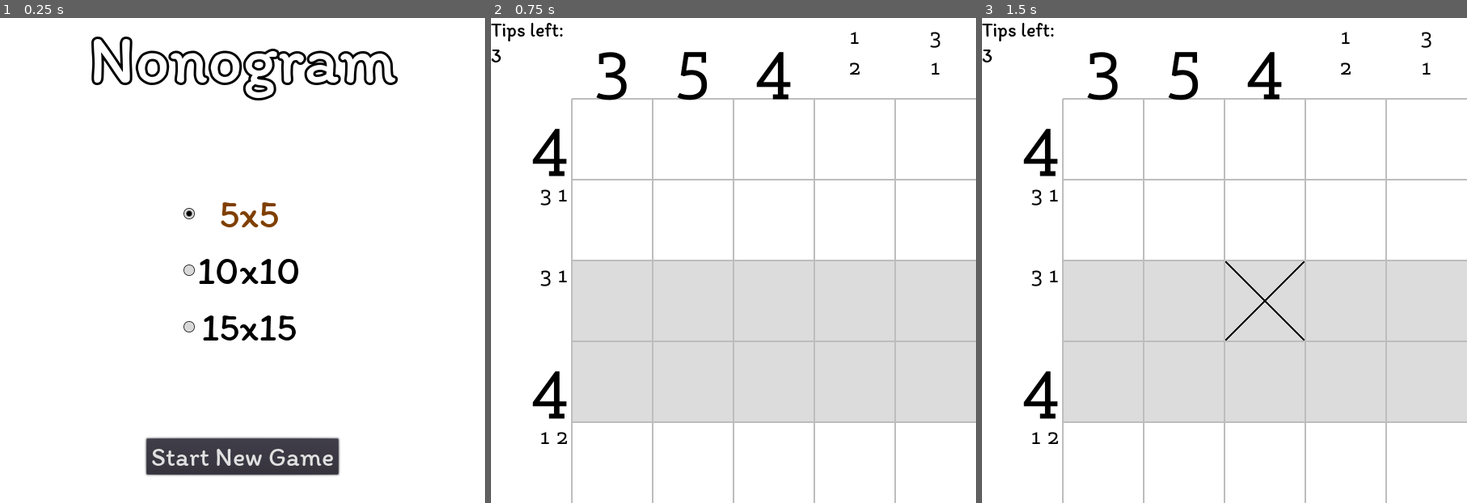
Above: before the commit, frames 1-3 (left to right).
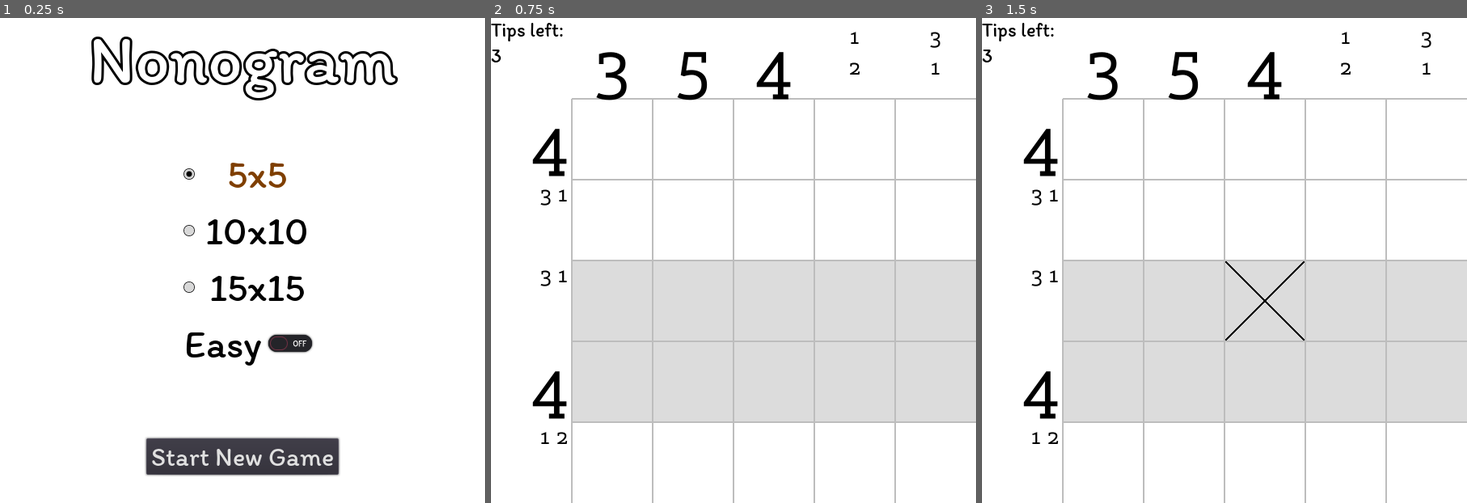
Above: after the commit, the same moments.

Repository: cacilhas/nonogram
Game: Godot game, scene res://Menu.tscn
The game is run twice, just before and just after one commit, with the same random seed, the same clock (stepped at 60 frames per second) and the same inputs.
Inputs (mouse positions are in pixels of both pictures, inside the frame that each line leads up to):
- Up to frame 1 (0.25 s): no input
- Up to frame 2 (0.75 s): click "Start New Game" at 0.5 s
- Up to frame 3 (1.5 s): tap Enter at 1.25 s; move the mouse to (1263, 299) at 1.27 s; hold Right from 1.28 s (still down); hold Ctrl from 1.28 s (still down); click (1263, 299) at 1.42 s

The runs differ from the first frame. In frame 1, 3.0% of the frame differs, in the area x 37-65%, y 29-72%; in frame 2, nothing differs; in frame 3, nothing differs.

Commit message:
add easy mode

Diff:
--- a/Board.gd
+++ b/Board.gd
@@ -43,6 +43,7 @@
 	if mouse and mouse.pressed:
 		var position := (get_viewport().get_mouse_position() - Vector2.ONE * 100) / cell_size
 		position = Vector2(int(position.x), int(position.y))
+
 		if position.x >= 0 and position.x < Global.size and position.y >= 0 and position.y < Global.size:
 			var index: int = position.y * Global.size + position.x
 			var button_index := mouse.button_index
@@ -71,6 +72,10 @@
 	emit_signal("done", board)
 
 
+func lock(position: Vector2) -> void:
+	board[position.y * Global.size + position.x] = 2
+
+
 func _check(cell: Vector2) -> void:
 	var column := PoolByteArray()
 	var line := PoolByteArray()
--- a/Global.gd
+++ b/Global.gd
@@ -3,8 +3,9 @@
 const BUFFER_SIZE = 4096
 const STORAGE = "user://settings.data"
 
+var easy := false
 var size := 5
-var version := 1
+var version := 2
 
 onready var help: WindowDialog = $Help
 onready var label_template: Label = $LabelTemplate
@@ -22,8 +23,8 @@
 		var res: Dictionary = bytes2var(file.get_buffer(BUFFER_SIZE))
 		file.close()
 		if res and res.version == version:
-			var aux = dict2inst(res)
-			size = aux.size
+			size = res.get("size", 5)
+			easy = res.get("easy", false)
 
 
 func save() -> void:
--- a/Main.gd
+++ b/Main.gd
@@ -47,6 +47,14 @@
 		add_child(label)
 		label.show()
 
+	if Global.easy:
+		for y in Global.size:
+			for x in Global.size:
+				var position := Vector2(x, y)
+				if maze.cell(position) == 0 and randi() % 2 == 1:
+					board.lock(position)
+
+
 
 func _input(_event: InputEvent) -> void:
 	if Input.is_action_just_pressed("ui_help"):
--- a/Menu.gd
+++ b/Menu.gd
@@ -1,22 +1,20 @@
 extends Control
 
 onready var help: WindowDialog = Global.help.duplicate()
-onready var small_size_box = $Settings/SmallSizeBox
-onready var medium_size_box = $Settings/MediumSizeBox
-onready var large_size_box = $Settings/LargeSizeBox
 
 
 func _ready() -> void:
 	add_child(help)
+	$Settings/EasyBox.pressed = Global.easy
 	match Global.size:
 		10:
-			medium_size_box.pressed = true
+			$Settings/MediumSizeBox.pressed = true
 
 		15:
-			large_size_box.pressed = true
+			$Settings/LargeSizeBox.pressed = true
 
 		_:
-			small_size_box.pressed = true
+			$Settings/SmallSizeBox.pressed = true
 
 
 func _input(_event: InputEvent) -> void:
@@ -28,6 +26,10 @@
 		else:
 			Global.save()
 			get_tree().quit()
+
+
+func _on_EasyBox_toggled(button_pressed: bool) -> void:
+	Global.easy = button_pressed
 
 
 func _on_SmallSizeBox_toggled(button_pressed: bool) -> void:
--- a/Menu.tscn
+++ b/Menu.tscn
@@ -67,15 +67,15 @@
 anchor_right = 0.5
 anchor_bottom = 0.5
 margin_left = -78.0
-margin_top = -91.0
+margin_top = -140.0
 margin_right = 78.0
-margin_bottom = 91.0
+margin_bottom = 66.0
 __meta__ = {
 "_edit_use_anchors_": false
 }
 
 [node name="SmallSizeBox" type="CheckBox" parent="Settings"]
-margin_right = 156.0
+margin_right = 176.0
 margin_bottom = 66.0
 custom_fonts/font = SubResource( 2 )
 custom_colors/font_color = Color( 0, 0, 0, 1 )
@@ -88,7 +88,7 @@
 
 [node name="MediumSizeBox" type="CheckBox" parent="Settings"]
 margin_top = 70.0
-margin_right = 156.0
+margin_right = 176.0
 margin_bottom = 136.0
 custom_fonts/font = SubResource( 2 )
 custom_colors/font_color = Color( 0, 0, 0, 1 )
@@ -101,7 +101,7 @@
 
 [node name="LargeSizeBox" type="CheckBox" parent="Settings"]
 margin_top = 140.0
-margin_right = 156.0
+margin_right = 176.0
 margin_bottom = 206.0
 custom_fonts/font = SubResource( 2 )
 custom_colors/font_color = Color( 0, 0, 0, 1 )
@@ -111,6 +111,16 @@
 group = SubResource( 5 )
 text = "15x15"
 align = 1
+
+[node name="EasyBox" type="CheckButton" parent="Settings"]
+margin_top = 210.0
+margin_right = 176.0
+margin_bottom = 276.0
+custom_fonts/font = SubResource( 2 )
+custom_colors/font_color = Color( 0, 0, 0, 1 )
+custom_colors/font_color_hover = Color( 0, 0, 0.25098, 1 )
+custom_colors/font_color_pressed = Color( 0.501961, 0.25098, 0, 1 )
+text = "Easy"
 
 [node name="StartButton" type="Button" parent="."]
 anchor_left = 0.5
@@ -131,4 +141,5 @@
 [connection signal="toggled" from="Settings/SmallSizeBox" to="." method="_on_SmallSizeBox_toggled"]
 [connection signal="toggled" from="Settings/MediumSizeBox" to="." method="_on_MediumSizeBox_toggled"]
 [connection signal="toggled" from="Settings/LargeSizeBox" to="." method="_on_LargeSizeBox_toggled"]
+[connection signal="toggled" from="Settings/EasyBox" to="." method="_on_EasyBox_toggled"]
 [connection signal="pressed" from="StartButton" to="." method="_on_StartButton_pressed"]
